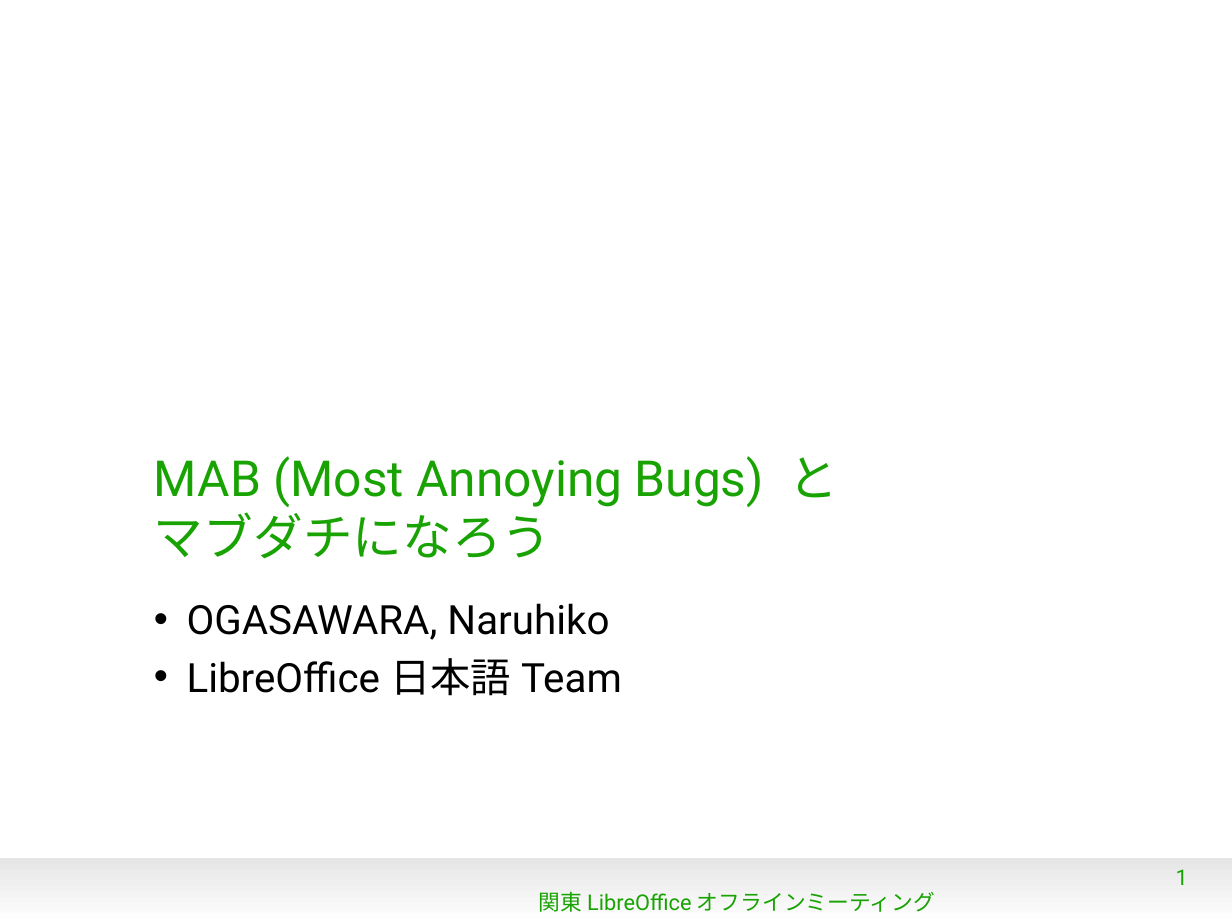
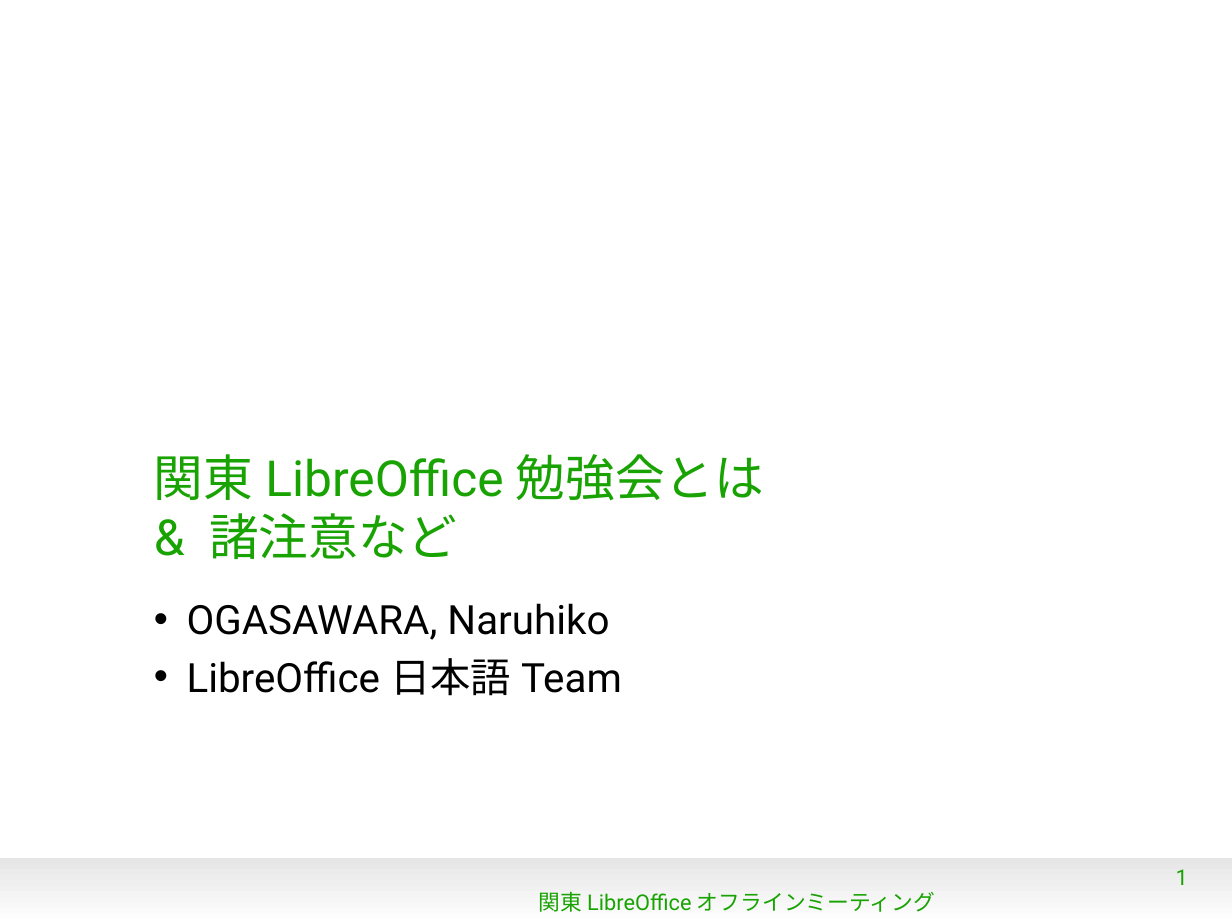
Before and after one commit to naruoga/KantoLibreOffice, a slide deck: slide 1 of OpeningTalk-KDDIWeb.odp. Drawn at 1232x924 pixels with LibreOffice and Linux fonts; fonts in the diff are those of the drawing; background and template pictures are left out. Boxes give left, top, right and bottom in pixels: in the first picture for what was removed or moved away, otherwise in the second. Text is boxed around its words. In the diff, an @@ line names an element or a change of style, - is before the commit and + after.

Commit message:
OpeningTalk-KDDIWeb.odp - fix wrong title

```diff
--- a/OpeningTalk-KDDIWeb.odp
+++ b/OpeningTalk-KDDIWeb.odp
@@ title at (154, 454, 457, 559): text changed @@
-MAB (Most Annoying Bugs) と
-マブダチになろう
+関東LibreOffice勉強会とは
+& 諸注意など
```
Also in this commit, not shown: 1 other slide changed.
